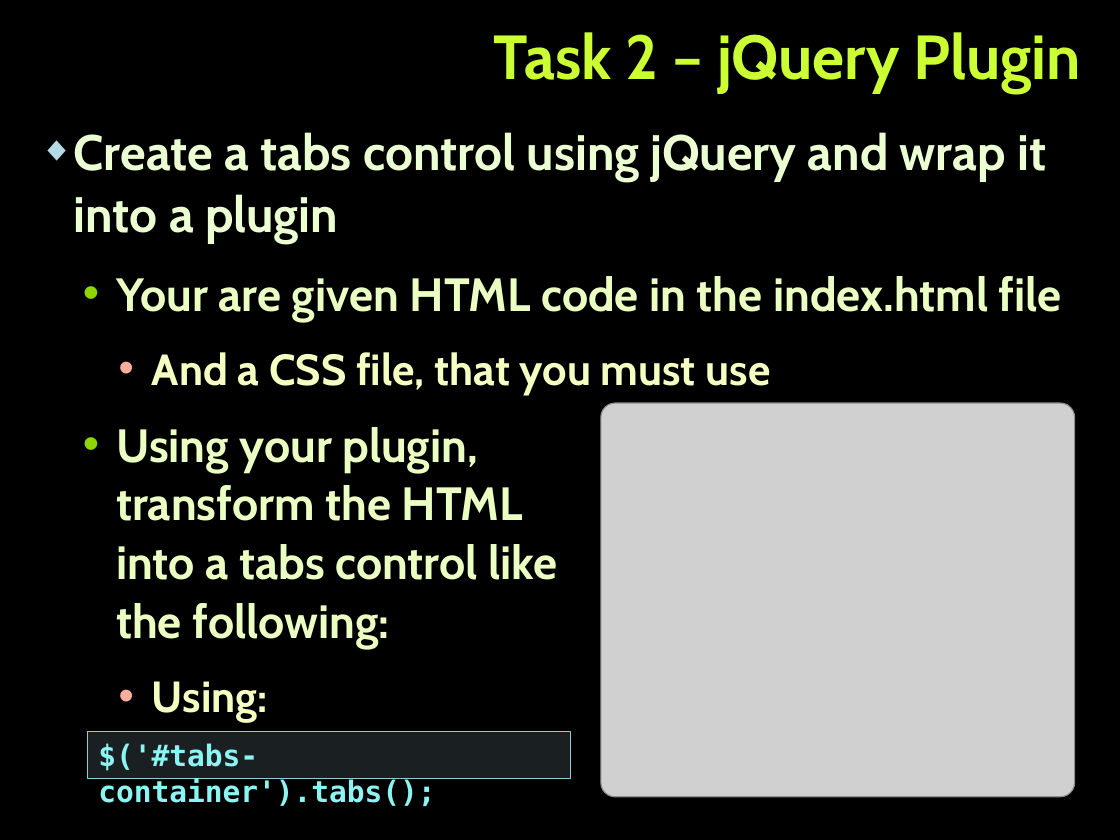
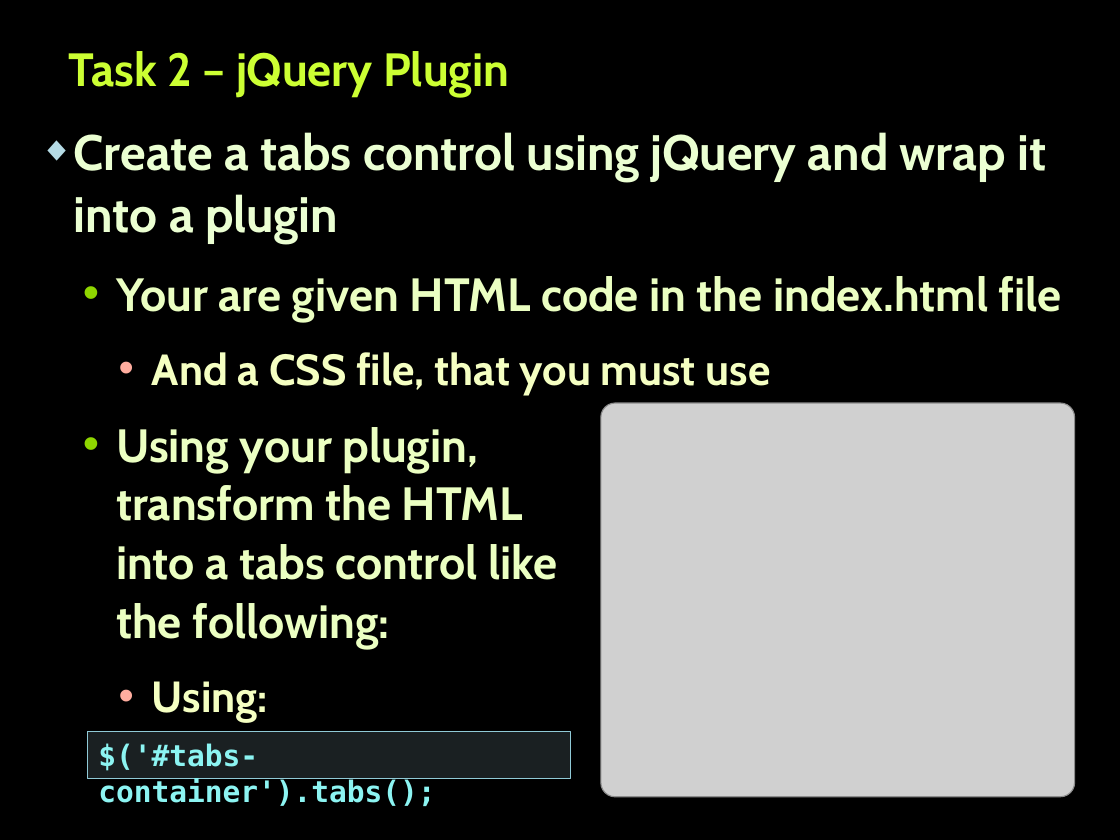
Before and after one commit to Termininja/TelerikAcademy, a slide deck: slide 4 of JavaScript/JS UI & DOM/12. Exam Preparation/Exam Preparation.pptx (slide 6 before the commit). Drawn at 1120x840 pixels with LibreOffice and Linux fonts; fonts in the diff are those of the drawing; grey boxes stand for pictures; background and template pictures are left out. Boxes give left, top, right and bottom in pixels: in the first picture for what was removed or moved away, otherwise in the second. Text is boxed around its words. In the diff, an @@ line names an element or a change of style, - is before the commit and + after.

```diff
--- a/JavaScript/JS UI & DOM/12. Exam Preparation/Exam Preparation.pptx
+++ b/JavaScript/JS UI & DOM/12. Exam Preparation/Exam Preparation.pptx
@@ title "Task 2 – jQuery Plugin": place and size @@
-title "Task 2 – jQuery Plugin" at bbox=[493, 32, 1080, 93]
+title "Task 2 – jQuery Plugin" at bbox=[68, 51, 509, 97]
@@ title "Task 2 – jQuery Plugin" at bbox=[68, 51, 509, 97]: size 40 to 30 pt; alignment right to left @@
```
Also in this commit, not shown: 4 other slides changed, 3 slides removed, 5 other files.
